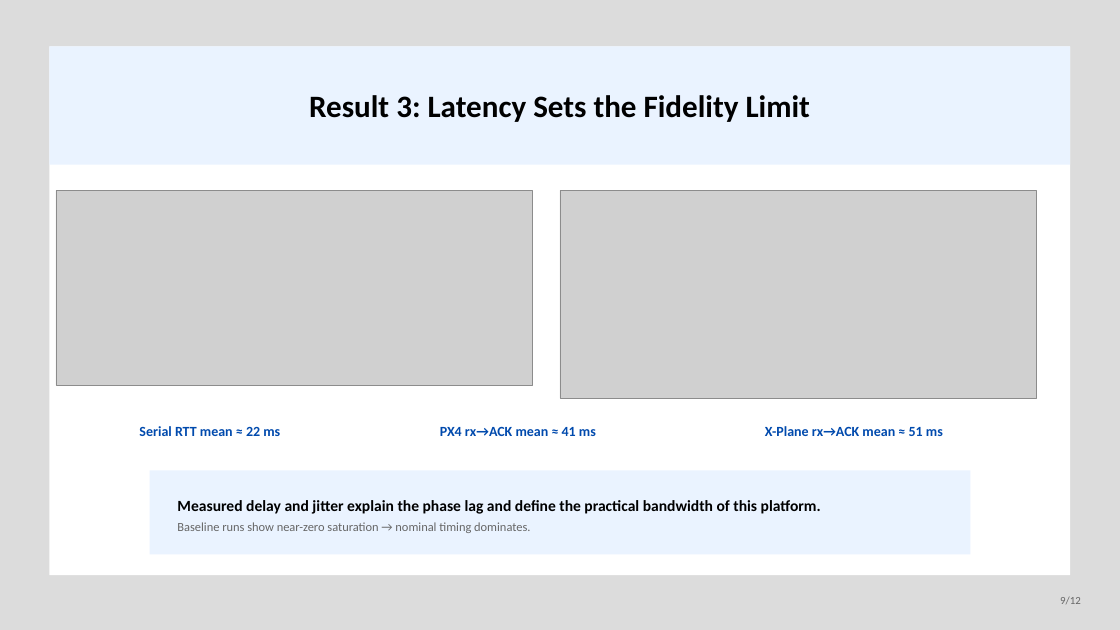
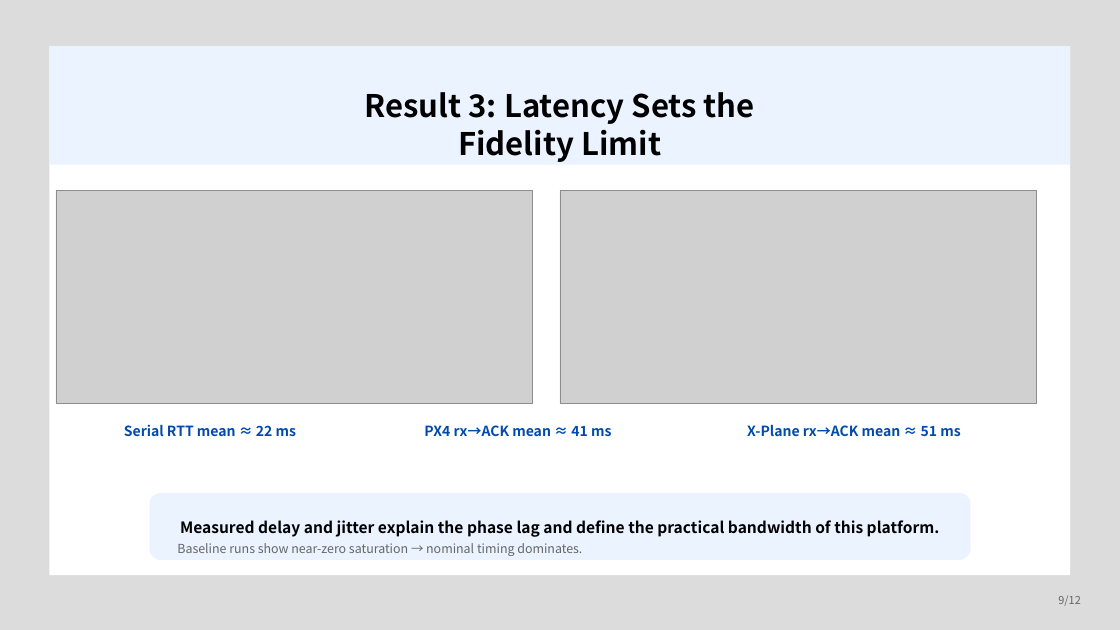
Before and after one commit to banana99ou/Stewart-Platform, a slide deck: slide 9 of presentation/KSAS_Spring2026_Presentation.pptx. Drawn at 1120x630 pixels with LibreOffice and Linux fonts; fonts in the diff are those of the drawing; grey boxes stand for pictures. Boxes give left, top, right and bottom in pixels: in the first picture for what was removed or moved away, otherwise in the second. Text is boxed around its words. In the diff, an @@ line names an element or a change of style, - is before the commit and + after.

```diff
--- a/presentation/KSAS_Spring2026_Presentation.pptx
+++ b/presentation/KSAS_Spring2026_Presentation.pptx
@@ picture: place and size @@
-picture at [56,190,532,385]
+picture at [56,190,532,403]
@@ picture: place and size @@
-picture at [560,190,1036,398]
+picture at [560,190,1036,403]
@@ rounded rectangle: place and size @@
-rounded rectangle at [150,470,970,554]
+rounded rectangle at [150,493,970,560]
@@ rounded rectangle at [150,493,970,560]: rectangle to rounded rectangle @@
@@ text "Measured delay and jitter explain ...": place and size @@
-text "Measured delay and jitter explain ..." at [177,500,821,533]
+text "Measured delay and jitter explain ..." at [177,520,940,556]
@@ text "Measured delay and jitter explain ..." at [177,520,940,556]: font Calibri to Noto Sans CJK KR; alignment left to centre @@
@@ font Calibri to Noto Sans CJK KR in 5 elements at [365,92,755,162], [124,424,296,437], [424,425,611,436], [747,424,960,437], [1058,596,1080,606] @@
```
Also in this commit, not shown: 11 other slides changed, 7 other files.
